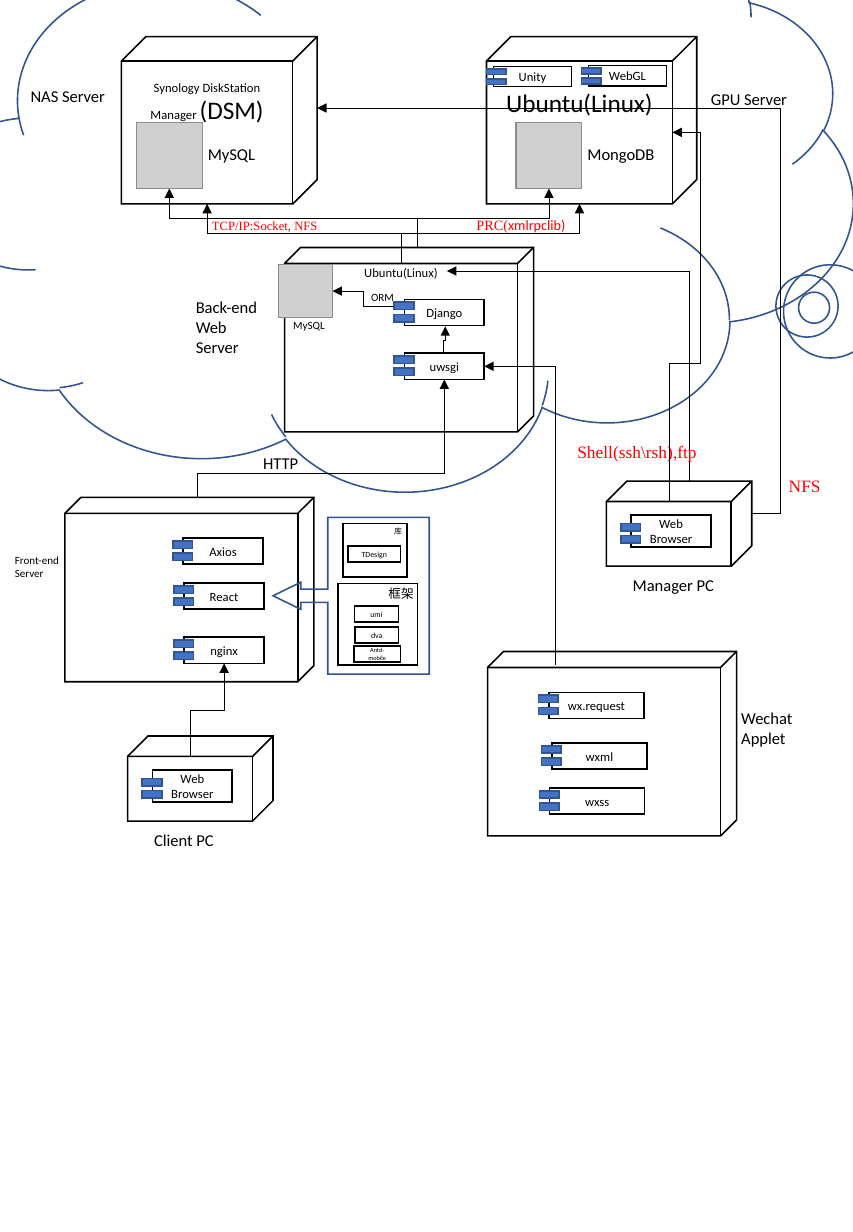
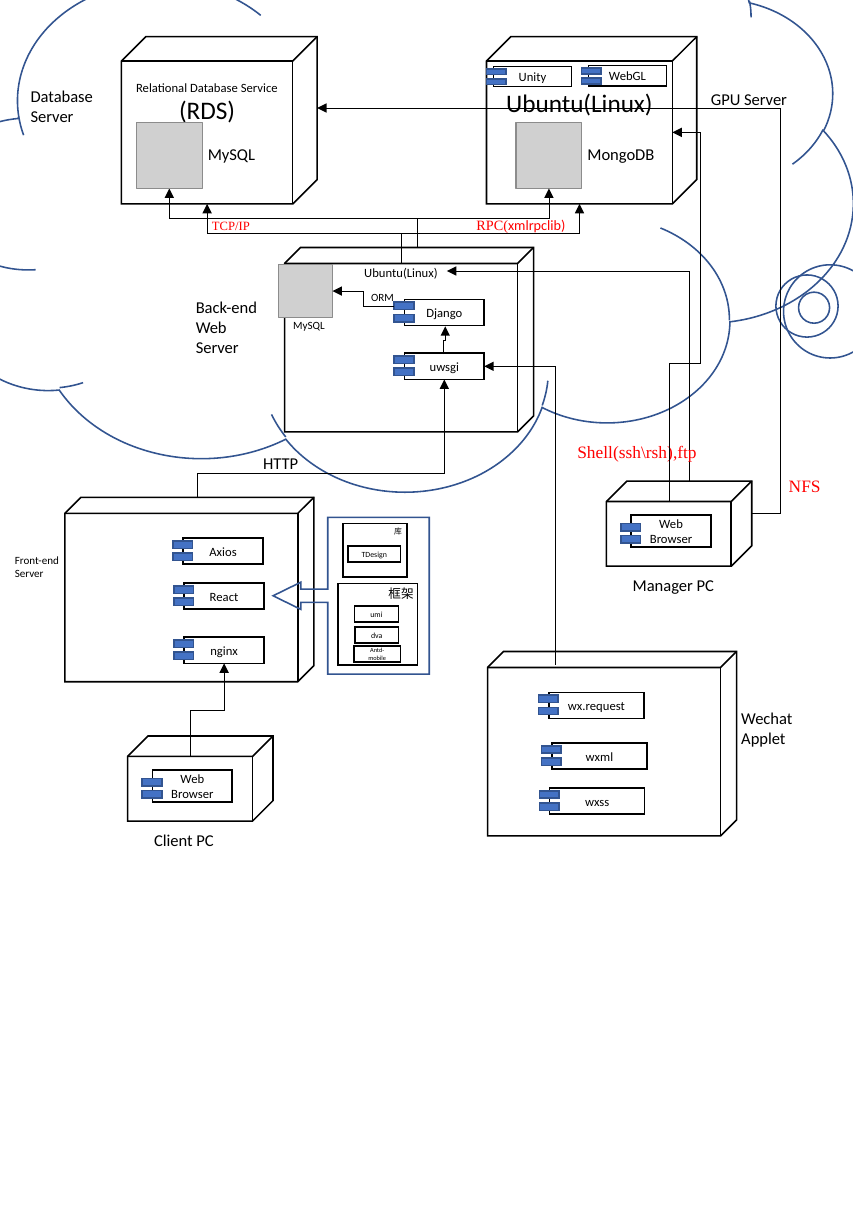
Before and after one commit to z4714/Vcat_AI_virtual_pet, a slide deck: slide 13 of product_document/imgs/图例.pptx. Drawn at 853x1232 pixels with LibreOffice and Linux fonts; fonts in the diff are those of the drawing; grey boxes stand for pictures. Boxes give left, top, right and bottom in pixels: in the first picture for what was removed or moved away, otherwise in the second. Text is boxed around its words. In the diff, an @@ line names an element or a change of style, - is before the commit and + after.

```diff
--- a/product_document/imgs/图例.pptx
+++ b/product_document/imgs/图例.pptx
@@ text in cube at (136, 83, 278, 126): text changed @@
-Synology DiskStation Manager (DSM)
+Relational Database Service (RDS)
@@ text at (31, 90, 93, 122): text changed @@
-NAS Server
+Database Server
@@ text at (212, 221, 250, 230): text changed @@
-TCP/IP:Socket, NFS
+TCP/IP
@@ text at (476, 219, 565, 234): text changed @@
-PRC(xmlrpclib)
+RPC(xmlrpclib)
```
Also in this commit, not shown: 5 other slides changed, 1 slide added, 11 other files.
